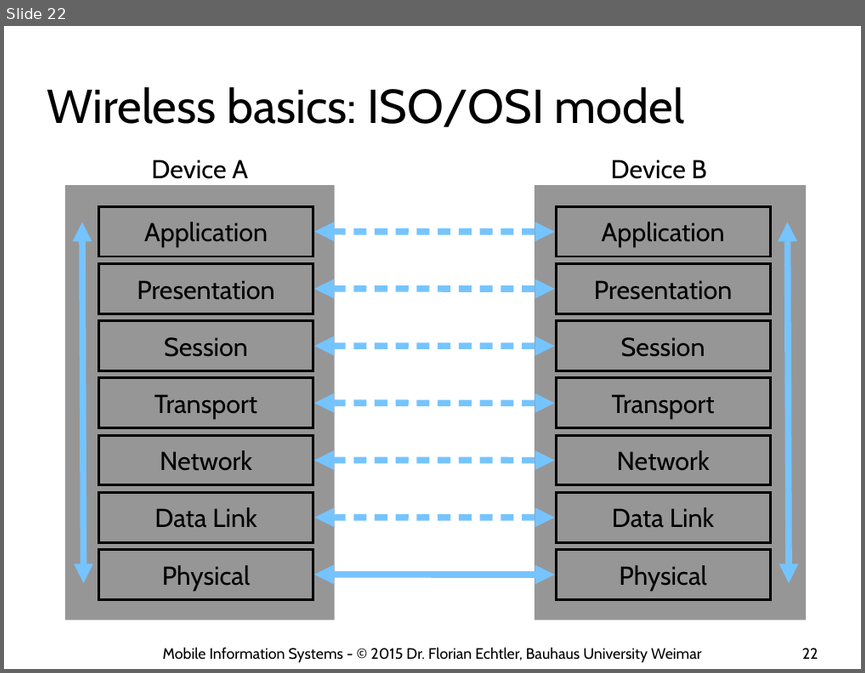
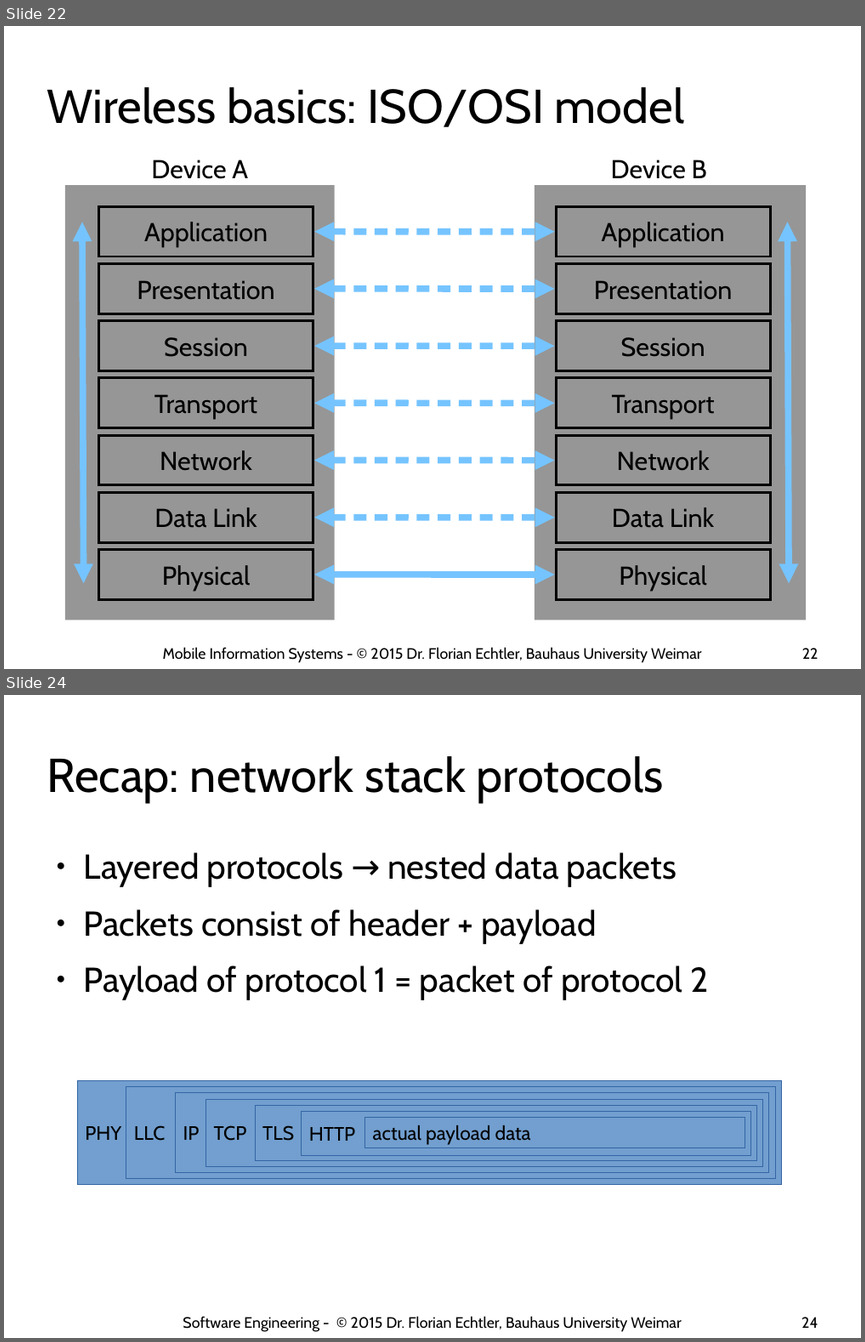
Before and after one commit to floe/mobile-information-systems, a slide deck: 02-big-issues.odp. Shown one above the other, each under a label of ours: slide 22 before the commit, slides 22 and 24 after it; the slides between them are not shown. The pictures are 865x673 and 865x1342 pixels, drawn with LibreOffice and Linux fonts; fonts in the diff are those of the drawing; background and template pictures are left out. Boxes give left, top, right and bottom in pixels: in the first picture for what was removed or moved away, otherwise in the second. Text is boxed around its words. In the diff, an @@ line names an element or a change of style, - is before the commit and + after.

```diff
--- a/02-big-issues.odp
+++ b/02-big-issues.odp
@@ slide 24 added at (x1=4, y1=695, x2=861, y2=1338), background #FFFFFF @@
@@ title added at (x1=46, y1=756, x2=664, y2=802), 44 pt, text #000000 @@
+Recap: network stack protocols
@@ text added at (x1=84, y1=852, x2=709, y2=1000), 32 pt, text #000000 @@
+● Layered protocols → nested data packets
+● Packets consist of header + payload
+● Payload of protocol 1 = packet of protocol 2
@@ rectangle added at (x1=77, y1=1081, x2=782, y2=1185), fill #729FCF, outline #3465A4 0 pt, 18 pt, text #000000 @@
+PHY
@@ rectangle added at (x1=126, y1=1087, x2=775, y2=1179), fill #729FCF, outline #3465A4 0 pt, 18 pt, text #000000 @@
+LLC
@@ rectangle added at (x1=175, y1=1093, x2=769, y2=1173), fill #729FCF, outline #3465A4 0 pt, 18 pt, text #000000 @@
+IP
@@ rectangle added at (x1=206, y1=1100, x2=764, y2=1167), fill #729FCF, outline #3465A4 0 pt, 18 pt, text #000000 @@
+TCP
@@ rectangle added at (x1=255, y1=1106, x2=757, y2=1161), fill #729FCF, outline #3465A4 0 pt, 18 pt, text #000000 @@
+TLS
@@ rectangle added at (x1=302, y1=1111, x2=751, y2=1156), fill #729FCF, outline #3465A4 0 pt, 18 pt, text #000000 @@
+HTTP
@@ rectangle added at (x1=365, y1=1117, x2=745, y2=1147), fill #729FCF, outline #3465A4 0 pt, 18 pt, text #000000 @@
+actual payload data
@@ text added at (x1=182, y1=1315, x2=681, y2=1332), 14 pt, text #000000 @@
+Software Engineering - © 2015 Dr. Florian Echtler, Bauhaus University Weimar
@@ page number added at (x1=801, y1=1316, x2=817, y2=1327), 14 pt, text #000000 @@
+24
```
Also in this commit, not shown: 2 slides changed, 1 other file.
